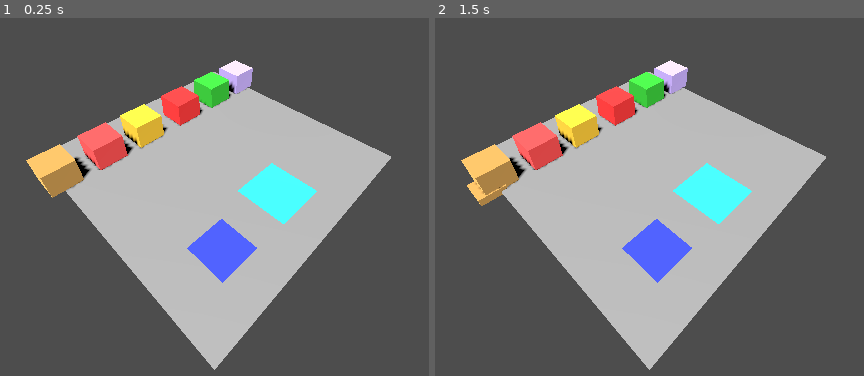
Above: before the commit, frames 1-2 (left to right).
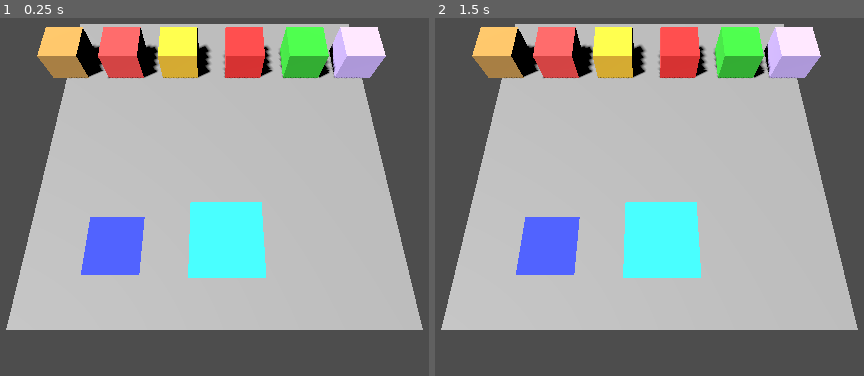
Above: after the commit, the same moments.

Repository: arthur-mdn/Godot-Burger-Maker
Game: Godot game, scene res://Scenes/main.tscn
The game is run twice, just before and just after one commit, with the same random seed, the same clock (stepped at 60 frames per second) and the same inputs.
Inputs (mouse positions are in pixels of both pictures, inside the frame that each line leads up to):
- Up to frame 1 (0.25 s): no input
- Up to frame 2 (1.5 s): tap Enter at 0.5 s; move the mouse to (825, 143) at 0.52 s; click (825, 143) at 0.67 s; tap Space at 1.25 s; move the mouse to (490, 186) at 1.27 s; click (490, 186) at 1.42 s

The runs differ from the first frame. In frame 1, 48% of the frame differs, in the area x 1-99%, y 1-99%; in frame 2, 48%.

Commit message:
Update camera position

Diff:
--- a/Scenes/main.tscn
+++ b/Scenes/main.tscn
@@ -12,7 +12,7 @@
 script = ExtResource("1_bo1nx")
 
 [node name="Camera3D" type="Camera3D" parent="." unique_id=598334780]
-transform = Transform3D(0.70710677, -0.49999997, 0.49999997, 0, 0.70710677, 0.70710677, -0.70710677, -0.49999997, 0.49999997, 6, 8, 6)
+transform = Transform3D(-4.0461565e-08, -0.9220862, 0.38698462, -1.653925e-08, 0.38698462, 0.9220862, -1, 3.090862e-08, -3.090862e-08, 4.0711193, 8, 0)
 current = true
 
 [node name="Light" type="DirectionalLight3D" parent="." unique_id=1074441236]
